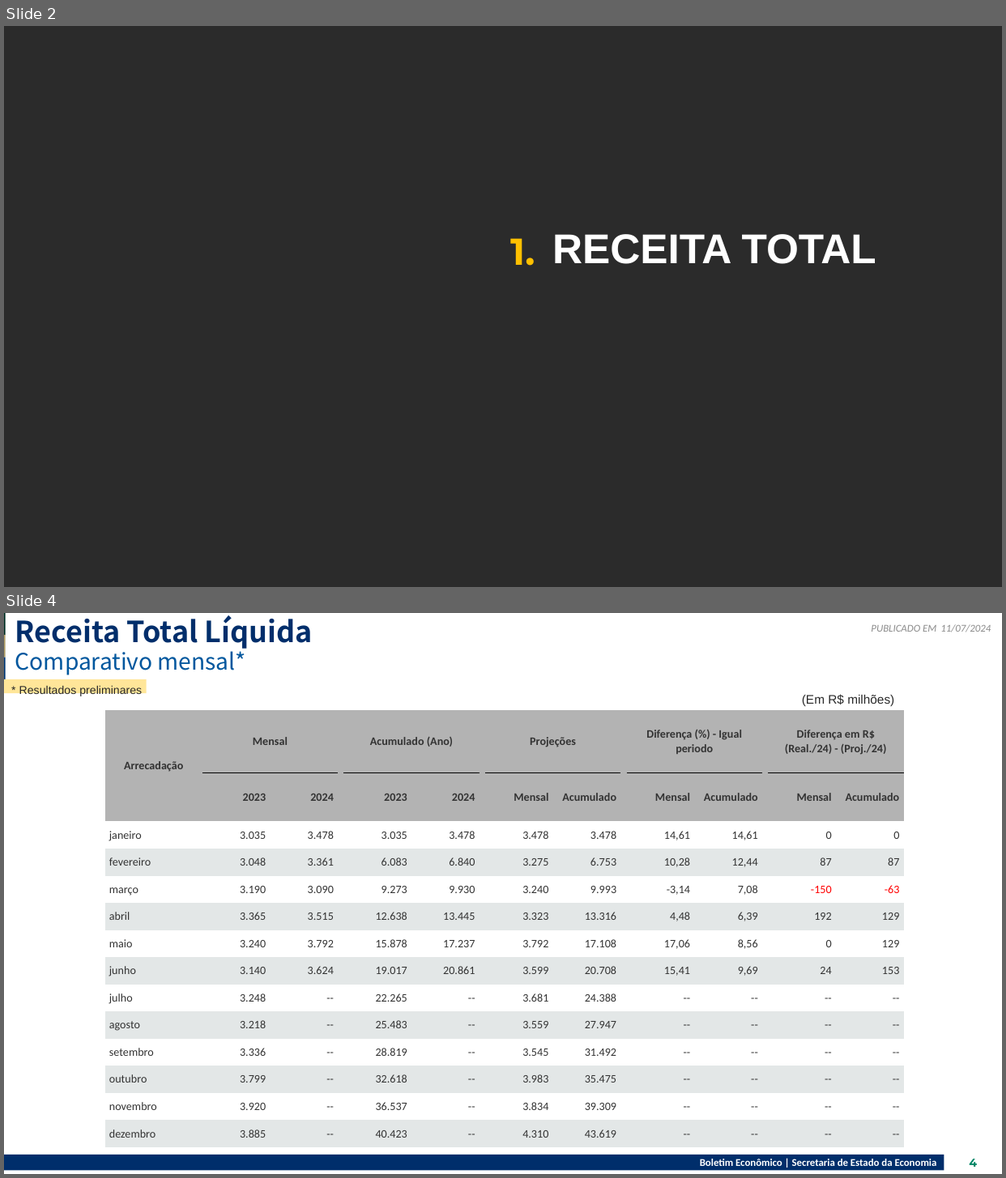
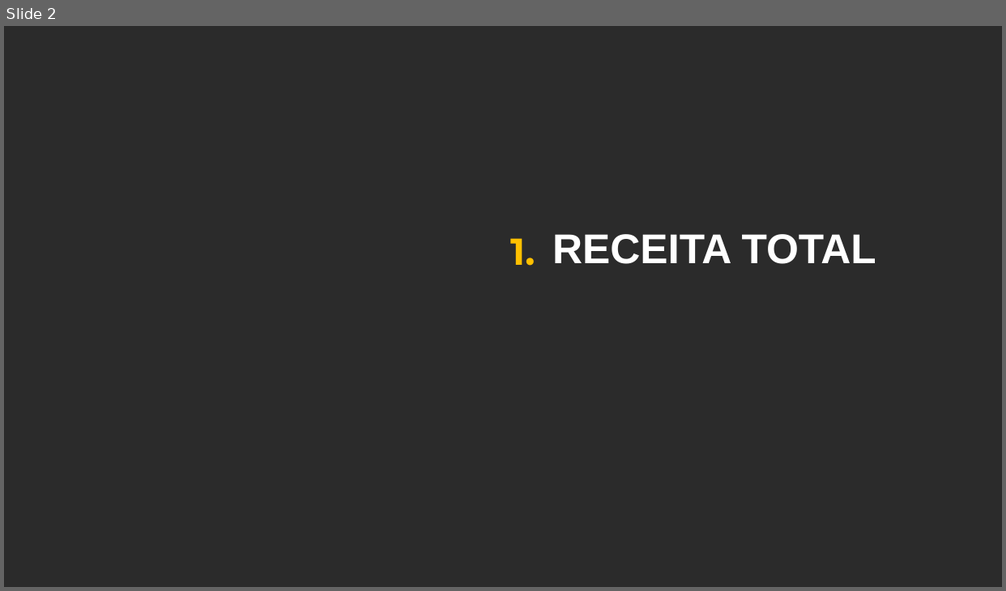
Before and after one commit to raphaellima1/Relatorio_receita, a slide deck: 2024-07-11.pptx. Shown one above the other, each under a label of ours: slides 2 and 4 before the commit, slide 2 after it; the slides between them are not shown. The pictures are 1006x1178 and 1006x591 pixels, drawn with LibreOffice and Linux fonts; fonts in the diff are those of the drawing; background and template pictures are left out; a plain dark background stands for a picture behind light text. Boxes give left, top, right and bottom in pixels: in the first picture for what was removed or moved away, otherwise in the second. Text is boxed around its words. In the diff, an @@ line names an element or a change of style, - is before the commit and + after.

```diff
--- a/2024-07-11.pptx
+++ b/2024-07-11.pptx
@@ slide 4 removed at [4,613,1002,1174], background #FFFFFF @@
@@ rectangle removed at [4,613,6,636] @@
@@ rectangle removed at [4,635,6,658] @@
@@ title removed at [15,615,313,649] @@
-Receita Total Líquida
@@ text removed at [871,625,936,632] @@
-PUBLICADO EM
@@ text removed at [940,624,991,632] @@
-11/07/2024
@@ rectangle removed at [4,658,6,679] @@
@@ subtitle removed at [15,647,246,675] @@
-Comparativo mensal*
@@ rectangle removed at [4,679,147,694] @@
@@ text removed at [19,685,142,696] @@
-* Resultados preliminares
@@ text removed at [802,694,894,706] @@
-(Em R$ milhões)
@@ table removed at [105,710,908,1141], 14 rows, 15 columns @@
-Arrecadação | Mensal |  |  | Acumulado (Ano) |  |  | Projeções |  |  | Diferença (%) - Igual periodo |  |  | Diferença em R$ (Real./24) - (Proj./24) | 
- | 2023 | 2024 |  | 2023 | 2024 |  | Mensal | Acumulado |  | Mensal | Acumulado |  | Mensal | Acumulado
-janeiro | 3.035 | 3.478 |  | 3.035 | 3.478 |  | 3.478 | 3.478 |  | 14,61 | 14,61 |  | 0 | 0
-fevereiro | 3.048 | 3.361 |  | 6.083 | 6.840 |  | 3.275 | 6.753 |  | 10,28 | 12,44 |  | 87 | 87
-março | 3.190 | 3.090 |  | 9.273 | 9.930 |  | 3.240 | 9.993 |  | -3,14 | 7,08 |  | -150 | -63
-abril | 3.365 | 3.515 |  | 12.638 | 13.445 |  | 3.323 | 13.316 |  | 4,48 | 6,39 |  | 192 | 129
-maio | 3.240 | 3.792 |  | 15.878 | 17.237 |  | 3.792 | 17.108 |  | 17,06 | 8,56 |  | 0 | 129
-junho | 3.140 | 3.624 |  | 19.017 | 20.861 |  | 3.599 | 20.708 |  | 15,41 | 9,69 |  | 24 | 153
-julho | 3.248 | -- |  | 22.265 | -- |  | 3.681 | 24.388 |  | -- | -- |  | -- | --
-agosto | 3.218 | -- |  | 25.483 | -- |  | 3.559 | 27.947 |  | -- | -- |  | -- | --
-setembro | 3.336 | -- |  | 28.819 | -- |  | 3.545 | 31.492 |  | -- | -- |  | -- | --
-outubro | 3.799 | -- |  | 32.618 | -- |  | 3.983 | 35.475 |  | -- | -- |  | -- | --
-novembro | 3.920 | -- |  | 36.537 | -- |  | 3.834 | 39.309 |  | -- | -- |  | -- | --
-dezembro | 3.885 | -- |  | 40.423 | -- |  | 4.310 | 43.619 |  | -- | -- |  | -- | --
@@ rectangle removed at [4,1155,944,1171] @@
@@ text removed at [700,1159,937,1166] @@
-Boletim Econômico | Secretaria de Estado da Economia
@@ page number removed at [969,1159,977,1167] @@
-4
```
Also in this commit, not shown: 1 slide changed, 10 other slides removed, 24 other files.
